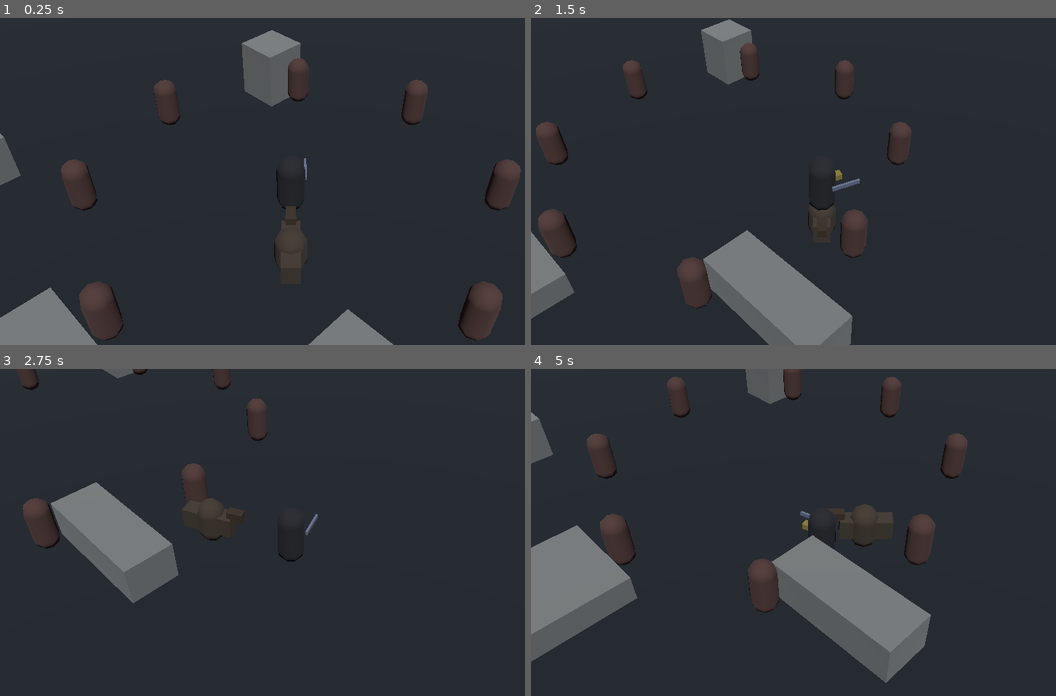
Above: before the commit, frames 1-4 (two rows, left to right).
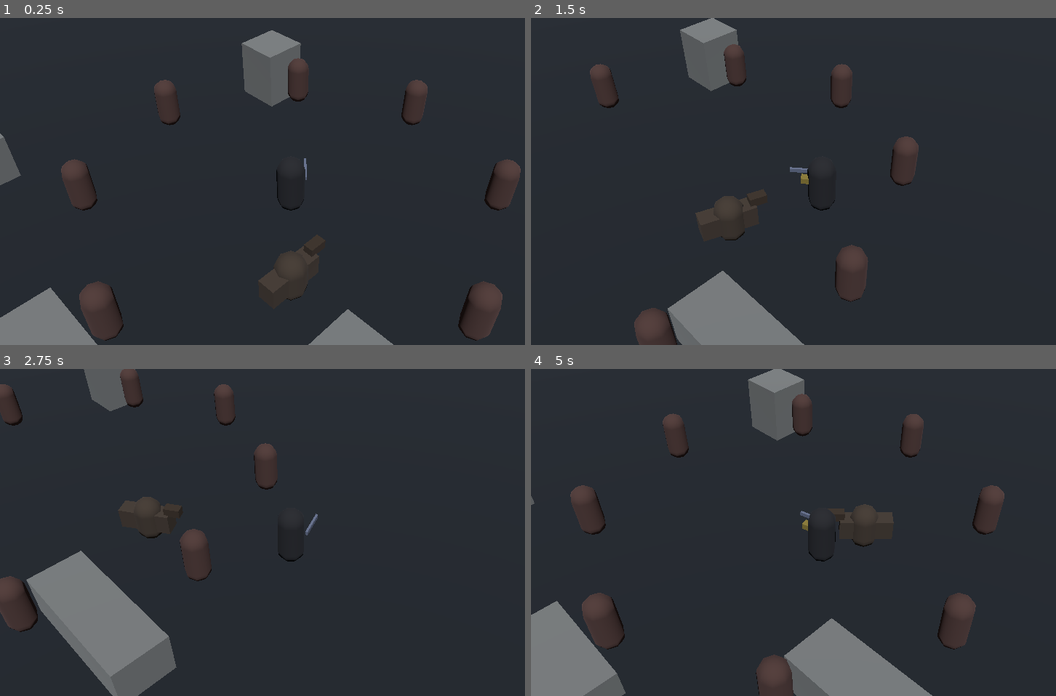
Above: after the commit, the same moments.

Repository: lqborges/mio-cid
Game: Godot game, scene res://content/chapters/_dev/arena.tscn
Same seed, same stepped clock (60 frames per second), same inputs: the game is played once before the commit and once after it.
Inputs (mouse positions are in pixels of both pictures, inside the frame that each line leads up to):
- Up to frame 1 (0.25 s): no input
- Up to frame 2 (1.5 s): move the mouse to (951, 165) at 0.52 s; hold D (move_right) 0.53-1.28 s; hold E (interact) 0.53-1.28 s; tap Shift (run) at 0.8, 1.35 s; move the mouse to (704, 197) at 1.27 s; hold S (move_back) from 1.28 s (still down)
- Up to frame 3 (2.75 s): tap E (interact) at 1.55 s; move the mouse to (346, 460) at 2.02 s; release S (move_back) at 2.03 s; hold D (move_right) from 2.03 s (still down); hold Right mouse button (click_move) from 2.03 s (still down); tap Shift (run) at 2.3 s
- Up to frame 4 (5 s): move the mouse to (793, 597) at 2.77 s; release D (move_right) at 2.78 s; release Right mouse button (click_move) at 2.78 s; hold W (move_forward) 2.78-3.53 s; tap Space (dodge) at 2.85 s; tap E (interact) at 3.05, 4.55 s; move the mouse to (998, 581) at 3.52 s; hold E (interact) 3.53-4.28 s; hold A (move_left) from 3.53 s (still down); tap Shift (run) at 3.8 s; move the mouse to (646, 483) at 4.27 s; tap F (leap) at 4.35 s

The runs differ from the first frame. In frame 1, 0.8% of the frame differs, in the area x 49-62%, y 57-87%; in frame 2, 15%; in frame 3, 15%; in frame 4, 24%, in the area x 0-91%, y 0-100%.

Commit message:
fix: address review feedback for PR-20 Horse companion

Diff:
--- a/content/art/characters/horse/horse.tscn
+++ b/content/art/characters/horse/horse.tscn
@@ -55,7 +55,7 @@
 cast_shadow = 0
 material = SubResource("Mat_head")
 
-[node name="LanceHitBox" type="Area3D" parent="."]
+[node name="LanceHitBox" type="Area3D" parent="Visual"]
 transform = Transform3D(1, 0, 0, 0, 1, 0, 0, 0, 1, 0, 1.05, -1.15)
 collision_layer = 8
 collision_mask = 4
@@ -63,7 +63,7 @@
 monitorable = false
 script = ExtResource("3_hit")
 
-[node name="CollisionShape3D" type="CollisionShape3D" parent="LanceHitBox"]
+[node name="CollisionShape3D" type="CollisionShape3D" parent="Visual/LanceHitBox"]
 shape = SubResource("BoxShape_lance")
 
 [node name="CavalryCharge" type="Node" parent="."]
--- a/data/combat/horse.json
+++ b/data/combat/horse.json
@@ -3,6 +3,8 @@
   "debug_id": "horse",
   "debug_id_alt": "destrier",
   "display_name_key": "horse.companion",
+  "mount_prompt_key": "horse.mount",
+  "dismount_prompt_key": "horse.dismount",
   "hp": 80,
   "stamina": 100,
   "stamina_regen_per_sec": 14,
--- a/data/schema/horse.json
+++ b/data/schema/horse.json
@@ -31,11 +31,25 @@
     "gallop_stamina_per_sec": { "type": "number" },
     "walk_speed": { "type": "number", "minimum": 0 },
     "trot_speed": { "type": "number", "minimum": 0 },
-    "gallop_speed": { "type": "number", "minimum": 0 },
+    "gallop_speed": {
+      "type": "number",
+      "minimum": 0,
+      "description": "Top gait band. DESIGN canter; runtime id is gallop. Couch is a charge, not a gait."
+    },
     "trot_min_speed": { "type": "number", "minimum": 0 },
-    "gallop_min_speed": { "type": "number", "minimum": 0 },
+    "gallop_min_speed": {
+      "type": "number",
+      "minimum": 0,
+      "description": "Speed at which the gait becomes gallop (DESIGN canter)."
+    },
     "follow_stop_distance": { "type": "number", "minimum": 0 },
-    "follow_distance": { "type": "number", "minimum": 0 },
+    "follow_distance": {
+      "type": "number",
+      "minimum": 0,
+      "description": "Start-follow leash. Follow begins beyond this, stops at follow_stop_distance."
+    },
+    "mount_prompt_key": { "type": "string" },
+    "dismount_prompt_key": { "type": "string" },
     "follow_trot_distance": { "type": "number" },
     "follow_gallop_distance": { "type": "number" },
     "mount_distance": { "type": "number", "minimum": 0 },
--- a/game/actors/player/cid_controller.gd
+++ b/game/actors/player/cid_controller.gd
@@ -54,6 +54,13 @@
 
 func facing_dir() -> Vector3:
 	return _facing
+
+
+func set_facing(dir: Vector3) -> void:
+	var xz := Vector3(dir.x, 0.0, dir.z)
+	if xz.length_squared() < 0.0001:
+		return
+	_facing = xz.normalized()
 
 
 func is_dodging() -> bool:
--- a/game/actors/player/horse_companion.gd
+++ b/game/actors/player/horse_companion.gd
@@ -1,8 +1,8 @@
 class_name HorseCompanion
 extends CharacterBody3D
 
-## Unnamed greybox mount (debug id horse / destrier). Gaits are speed bands.
-## Camera stays on Cid. Not a motorcycle: gallop spends stamina; panic throws.
+## Unnamed greybox mount (debug id horse / destrier). Gaits are speed bands
+## (gallop ≡ DESIGN canter). Camera stays on Cid. Gallop spends stamina.
 
 const TUNABLES_PATH := "res://data/combat/horse.json"
 const FLAG_ID := "horse_companion"
@@ -26,6 +26,7 @@
 var _rider_mask: int = 5
 var _last_facing: Vector3 = Vector3(0.0, 0.0, -1.0)
 var _spent_stamina: bool = false
+var _following: bool = false
 
 
 func _init() -> void:
@@ -34,6 +35,8 @@
 
 func _ready() -> void:
 	add_to_group("horse_companion")
+	# Snap rider facing before Cid orients the child camera.
+	process_priority = -1
 	floor_snap_length = 0.25
 	collision_layer = LAYER_HORSE
 	if collision_mask == 0:
@@ -61,6 +64,17 @@
 	return _gait
 
 
+func facing_dir() -> Vector3:
+	return _facing()
+
+
+func set_facing(dir: Vector3) -> void:
+	var xz := Vector3(dir.x, 0.0, dir.z)
+	if xz.length_squared() < 0.0001:
+		return
+	_last_facing = xz.normalized()
+
+
 func is_mounted() -> bool:
 	return _mounted
 
@@ -117,6 +131,7 @@
 		return false
 	_rider = rider
 	_mounted = true
+	_following = false
 	_mount_hold = 0.0
 	_store_rider_collision()
 	_apply_rider_collision(false)
@@ -173,10 +188,15 @@
 		return Vector3.ZERO
 	var to := _world_pos(_rider) - _world_pos(self)
 	to.y = 0.0
-	if to.length() <= float(tunables.get("follow_stop_distance", 0.0)):
+	var distance := to.length()
+	if distance <= float(tunables.get("follow_stop_distance", 0.0)):
+		_following = false
+		return Vector3.ZERO
+	if not _following and distance < float(tunables.get("follow_distance", 0.0)):
 		return Vector3.ZERO
 	if to.length_squared() < 0.0001:
 		return Vector3.ZERO
+	_following = true
 	return to.normalized()
 
 
@@ -196,8 +216,22 @@
 	return true
 
 
+func try_gallop(delta: float) -> bool:
+	var cost := float(tunables.get("gallop_stamina_per_sec", 0.0)) * delta
+	if cost <= 0.0:
+		return stamina > 0.0
+	return spend_stamina(cost)
+
+
+func interact_prompt_key() -> String:
+	if _mounted:
+		return str(tunables.get("dismount_prompt_key", "horse.dismount"))
+	return str(tunables.get("mount_prompt_key", "horse.mount"))
+
+
 func _physics_process(delta: float) -> void:
-	# Yaw on the body would orbit a child rider/camera — keep rotation on Visual.
+	# Body yaw stays identity: rider is a sibling snap, camera is on Cid.
+	# Lance lives under Visual, which look_ats travel.
 	rotation = Vector3.ZERO
 	_spent_stamina = false
 	_tick_panic(delta)
@@ -210,7 +244,7 @@
 		_ridden_move(delta)
 	else:
 		_tick_dismounted_input(delta)
-		_follow_move()
+		_follow_move(delta)
 	_gait = gait_for_speed(Vector3(velocity.x, 0.0, velocity.z).length())
 	_orient_visual()
 	move_and_slide()
@@ -240,14 +274,14 @@
 	var speed := float(tunables.get("walk_speed", 0.0))
 	if stick.length() > 0.55:
 		speed = float(tunables.get("trot_speed", 0.0))
-	if Input.is_action_pressed("run") and _try_gallop(delta):
+	if Input.is_action_pressed("run") and try_gallop(delta):
 		speed = float(tunables.get("gallop_speed", 0.0))
 	velocity.x = wish.x * speed
 	velocity.z = wish.z * speed
 	_last_facing = wish
 
 
-func _follow_move() -> void:
+func _follow_move(delta: float) -> void:
 	_bind_rider()
 	var wish := follow_wish()
 	if wish.length_squared() < 0.0001:
@@ -263,7 +297,8 @@
 	if distance >= float(tunables.get("follow_trot_distance", 0.0)):
 		speed = float(tunables.get("trot_speed", 0.0))
 	if distance >= float(tunables.get("follow_gallop_distance", 0.0)):
-		speed = float(tunables.get("gallop_speed", 0.0))
+		if try_gallop(delta):
+			speed = float(tunables.get("gallop_speed", 0.0))
 	velocity.x = wish.x * speed
 	velocity.z = wish.z * speed
 	_last_facing = wish
@@ -281,15 +316,6 @@
 			_mount_hold = 0.0
 	else:
 		_mount_hold = 0.0
-
-
-func _try_gallop(delta: float) -> bool:
-	var cost := float(tunables.get("gallop_stamina_per_sec", 0.0)) * delta
-	if cost <= 0.0:
-		return stamina > 0.0
-	if not spend_stamina(cost):
-		return false
-	return stamina > 0.0
 
 
 func _tick_panic(delta: float) -> void:
@@ -309,6 +335,13 @@
 	_set_world_pos(_rider, _world_pos(self) + offset)
 	if _rider is CharacterBody3D:
 		(_rider as CharacterBody3D).velocity = Vector3.ZERO
+	if _rider.has_method("set_facing"):
+		_rider.call("set_facing", _facing())
+	var vis := _rider.get_node_or_null("Visual") as Node3D
+	if vis != null and _rider.is_inside_tree():
+		var look := _world_pos(_rider) + Vector3(_facing().x, 0.0, _facing().z)
+		if not look.is_equal_approx(_world_pos(_rider)):
+			vis.look_at(look, Vector3.UP)
 
 
 func _store_rider_collision() -> void:
@@ -370,10 +403,10 @@
 	var visual := get_node_or_null("Visual") as Node3D
 	if visual == null:
 		return
-	var pt := global_position + Vector3(_facing().x, 0.0, _facing().z)
-	if pt.distance_squared_to(global_position) < 0.0001:
-		return
-	visual.look_at(pt, Vector3.UP)
+	var dir := _facing()
+	if dir.length_squared() < 0.0001:
+		return
+	visual.basis = Basis.looking_at(dir, Vector3.UP)
 
 
 func _stick() -> Vector2:
--- a/game/combat/cavalry_charge.gd
+++ b/game/combat/cavalry_charge.gd
@@ -22,17 +22,28 @@
 func _ready() -> void:
 	if horse == null:
 		horse = get_parent()
-	if hit_box == null and horse != null:
-		hit_box = horse.get_node_or_null("LanceHitBox") as HitBox
+	if hit_box == null:
+		hit_box = _find_lance(horse)
 	apply_wedge_layers()
 	set_physics_process(true)
 
 
 func bind_horse(body: Node) -> void:
 	horse = body
-	if horse != null:
-		hit_box = horse.get_node_or_null("LanceHitBox") as HitBox
+	hit_box = _find_lance(horse)
 	apply_wedge_layers()
+
+
+func _find_lance(body: Node) -> HitBox:
+	if body == null:
+		return null
+	var under_visual: Node = body.get_node_or_null("Visual/LanceHitBox")
+	if under_visual is HitBox:
+		return under_visual as HitBox
+	var root_box: Node = body.get_node_or_null("LanceHitBox")
+	if root_box is HitBox:
+		return root_box as HitBox
+	return null
 
 
 func apply_wedge_layers() -> void:
--- a/tests/unit/test_horse_companion.gd
+++ b/tests/unit/test_horse_companion.gd
@@ -15,6 +15,11 @@
 	failures.append_array(_test_follow_when_dismounted())
 	failures.append_array(_test_panic_throws())
 	failures.append_array(_test_couch_lance_wedge())
+	failures.append_array(_test_last_tick_gallop())
+	failures.append_array(_test_lance_follows_facing())
+	failures.append_array(_test_couch_owns_xz())
+	failures.append_array(_test_follow_leash())
+	failures.append_array(_test_rider_faces_horse())
 	failures.append_array(_test_scenes_cheap_camera_on_cid())
 	_finish(failures)
 
@@ -96,6 +101,10 @@
 	var wish := horse.follow_wish()
 	if wish.x <= 0.0:
 		failures.append("follow wish must point at rider")
+	rider.position = Vector3(3.0, 0.0, 0.0)
+	wish = horse.follow_wish()
+	if wish.x <= 0.0:
+		failures.append("hysteresis must keep following until stop distance")
 	rider.position = Vector3(0.4, 0.0, 0.0)
 	wish = horse.follow_wish()
 	if wish.length_squared() > 0.0001:
@@ -184,8 +193,8 @@
 		failures.append("Horse missing Visual")
 	if horse_node.get_node_or_null("CavalryCharge") == null:
 		failures.append("Horse missing CavalryCharge")
-	if horse_node.get_node_or_null("LanceHitBox") == null:
-		failures.append("Horse missing LanceHitBox")
+	if horse_node.get_node_or_null("Visual/LanceHitBox") == null:
+		failures.append("Horse missing Visual/LanceHitBox")
 	if horse_node.find_children("*", "Camera3D", true, false).size() != 0:
 		failures.append("camera must stay on Cid, not the horse")
 	if horse_node.find_children("*", "CSGBox3D", true, false).is_empty():
@@ -233,6 +242,143 @@
 	return failures
 
 
+func _test_last_tick_gallop() -> PackedStringArray:
+	var failures: PackedStringArray = []
+	var horse: HorseCompanion = HORSE.new()
+	var delta := 1.0 / 60.0
+	var cost := float(horse.tunables.get("gallop_stamina_per_sec", 0.0)) * delta
+	if cost <= 0.0:
+		failures.append("gallop_stamina_per_sec missing")
+		horse.free()
+		return failures
+	horse.stamina = cost
+	if not horse.try_gallop(delta):
+		failures.append("last stamina sliver must still gallop")
+	if horse.stamina > 0.0001:
+		failures.append("last gallop tick must spend the sliver, left %s" % horse.stamina)
+	if horse.try_gallop(delta):
+		failures.append("empty stamina must refuse gallop")
+	horse.free()
+	return failures
+
+
+func _test_lance_follows_facing() -> PackedStringArray:
+	var failures: PackedStringArray = []
+	var packed: Resource = load("res://content/art/characters/horse/horse.tscn")
+	if packed == null or not (packed is PackedScene):
+		failures.append("horse.tscn failed to load for lance facing")
+		return failures
+	var horse: HorseCompanion = (packed as PackedScene).instantiate() as HorseCompanion
+	var rider := CharacterBody3D.new()
+	var charge: Node = horse.get_node_or_null("CavalryCharge")
+	if charge == null:
+		failures.append("scene missing CavalryCharge")
+		horse.free()
+		rider.free()
+		return failures
+	horse.cavalry = charge
+	if charge.has_method("bind_horse"):
+		charge.call("bind_horse", horse)
+	horse.set_facing(Vector3.RIGHT)
+	if not horse.mount(rider):
+		failures.append("mount for lance facing failed")
+	if not horse.couch():
+		failures.append("couch for lance facing failed")
+	horse._orient_visual()
+	horse._ridden_move(0.016)
+	var visual: Node3D = horse.get_node_or_null("Visual") as Node3D
+	var lance: Node3D = horse.get_node_or_null("Visual/LanceHitBox") as Node3D
+	if visual == null or lance == null:
+		failures.append("Visual/LanceHitBox missing after instantiate")
+	else:
+		if lance.get_parent() != visual:
+			failures.append("LanceHitBox must be parented under Visual")
+		var fwd := -visual.basis.z
+		fwd.y = 0.0
+		if fwd.length_squared() < 0.0001:
+			failures.append("visual forward is zero")
+		else:
+			fwd = fwd.normalized()
+			if fwd.dot(Vector3.RIGHT) < 0.9:
+				failures.append("lance/visual must follow +X facing, got %s" % fwd)
+			if fwd.dot(Vector3(0.0, 0.0, -1.0)) > 0.5:
+				failures.append("lance still world -Z after facing +X")
+	var gallop := float(horse.tunables.get("gallop_speed", 0.0))
+	if absf(horse.velocity.x - gallop) > 0.05 or absf(horse.velocity.z) > 0.05:
+		failures.append("couch velocity want +X gallop got %s" % horse.velocity)
+	horse.free()
+	rider.free()
+	return failures
+
+
+func _test_couch_owns_xz() -> PackedStringArray:
+	var failures: PackedStringArray = []
+	var horse: HorseCompanion = HORSE.new()
+	var charge: CavalryCharge = CHARGE.new()
+	var rider := CharacterBody3D.new()
+	horse.cavalry = charge
+	charge.horse = horse
+	horse.set_facing(Vector3.RIGHT)
+	if not horse.mount(rider):
+		failures.append("mount for couch XZ failed")
+	if not horse.couch():
+		failures.append("couch for XZ lock failed")
+	horse.velocity = Vector3(0.0, 0.0, -20.0)
+	horse._ridden_move(0.016)
+	var gallop := float(horse.tunables.get("gallop_speed", 0.0))
+	if absf(horse.velocity.x - gallop) > 0.05:
+		failures.append("couch must keep gallop along facing, vx=%s" % horse.velocity.x)
+	if absf(horse.velocity.z) > 0.05:
+		failures.append("couch must ignore stick/-Z clobber, vz=%s" % horse.velocity.z)
+	rider.free()
+	charge.free()
+	horse.free()
+	return failures
+
+
+func _test_follow_leash() -> PackedStringArray:
+	var failures: PackedStringArray = []
+	var horse: HorseCompanion = HORSE.new()
+	var rider := CharacterBody3D.new()
+	horse.bind_rider(rider)
+	horse.position = Vector3.ZERO
+	rider.position = Vector3(3.0, 0.0, 0.0)
+	var wish := horse.follow_wish()
+	if wish.length_squared() > 0.0001:
+		failures.append("inside follow_distance must not start follow")
+	rider.position = Vector3(12.0, 0.0, 0.0)
+	wish = horse.follow_wish()
+	if wish.x <= 0.0:
+		failures.append("beyond follow_distance must start follow")
+	rider.free()
+	horse.free()
+	return failures
+
+
+func _test_rider_faces_horse() -> PackedStringArray:
+	var failures: PackedStringArray = []
+	var packed: Resource = load("res://content/art/characters/cid/cid.tscn")
+	if packed == null or not (packed is PackedScene):
+		failures.append("cid.tscn failed to load for rider facing")
+		return failures
+	var cid: Node3D = (packed as PackedScene).instantiate() as Node3D
+	var horse: HorseCompanion = HORSE.new()
+	horse.set_facing(Vector3.RIGHT)
+	if not horse.mount(cid):
+		failures.append("mount for rider facing failed")
+	horse._snap_rider()
+	if not cid.has_method("facing_dir"):
+		failures.append("Cid missing facing_dir")
+	else:
+		var face: Vector3 = cid.call("facing_dir")
+		face.y = 0.0
+		if face.length_squared() < 0.0001 or face.normalized().dot(Vector3.RIGHT) < 0.9:
+			failures.append("mounted Cid facing want +X got %s" % face)
+	horse.free()
+	cid.free()
+	return failures
+
+
 func _finish(failures: PackedStringArray) -> void:
 	if failures.is_empty():
 		print("test_horse_companion: ok")
Not shown, changed: tests/unit/test_horse_companion.py
